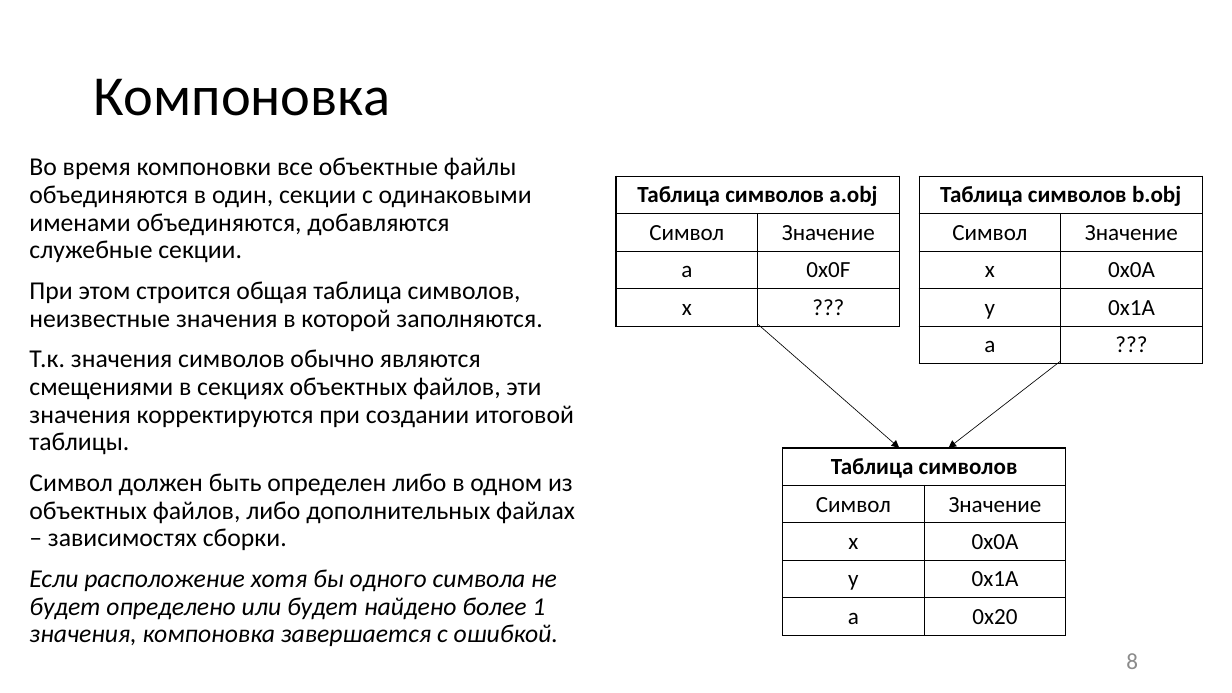
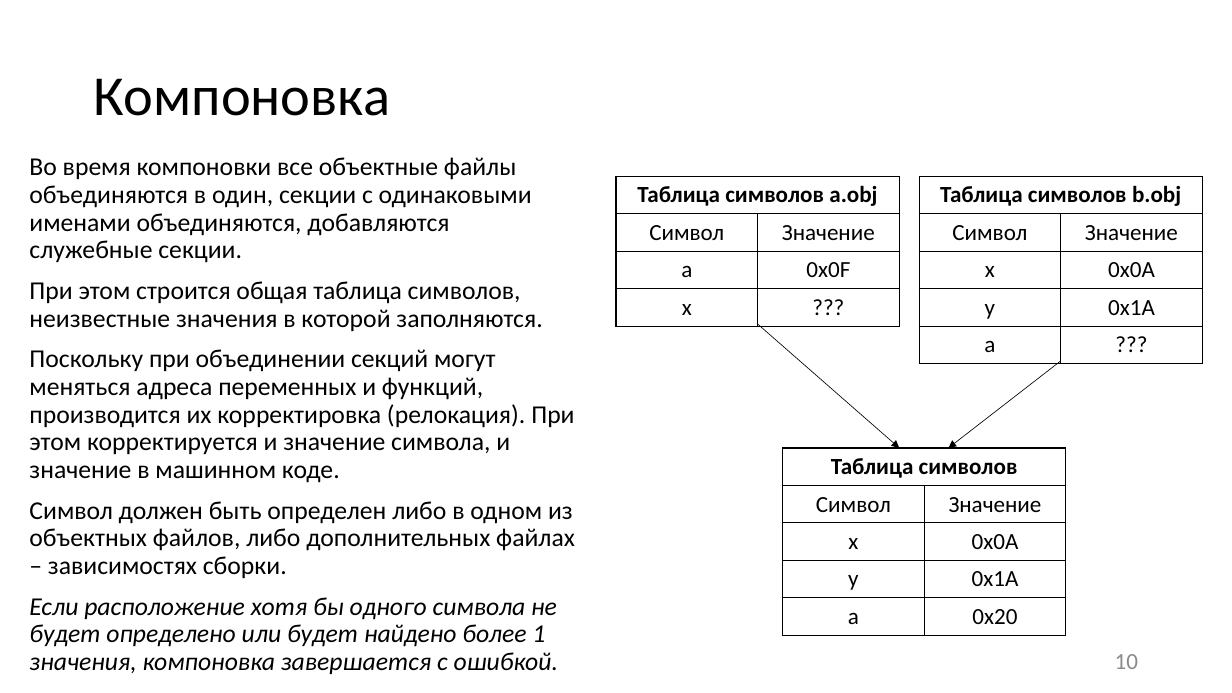
Before and after one commit to itsecd/low-level-programming, a slide deck: slide 10 of Lectures/5.Compiling_and_linking/Lecture5.pptx (slide 8 before the commit). Drawn at 1232x693 pixels with LibreOffice and Linux fonts; fonts in the diff are those of the drawing. Boxes give left, top, right and bottom in pixels: in the first picture for what was removed or moved away, otherwise in the second. Text is boxed around its words. In the diff, an @@ line names an element or a change of style, - is before the commit and + after.

```diff
--- a/Lectures/5.Compiling_and_linking/Lecture5.pptx
+++ b/Lectures/5.Compiling_and_linking/Lecture5.pptx
@@ text at <box>29,349,574,483</box>: text changed @@
-Т.к. значения символов обычно являются смещениями в секциях объектных файлов, эти значения корректируются при создании итоговой таблицы.
+Поскольку при объединении секций могут меняться адреса переменных и функций, производится их корректировка (релокация). При этом корректируется и значение символа, и значение в машинном коде.
@@ page number at <box>1115,654,1138,669</box>: text changed @@
-8
+10
```
Also in this commit, not shown: 17 other slides changed, 10 other files.
